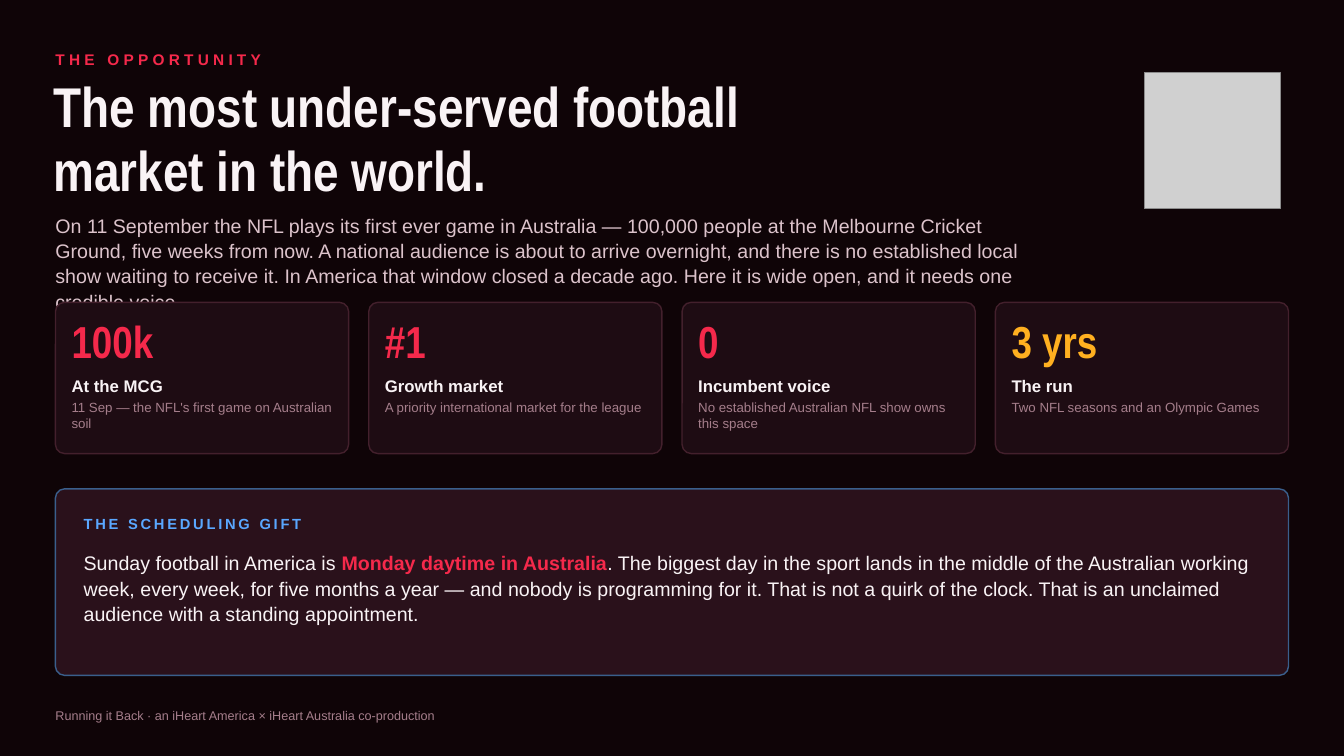
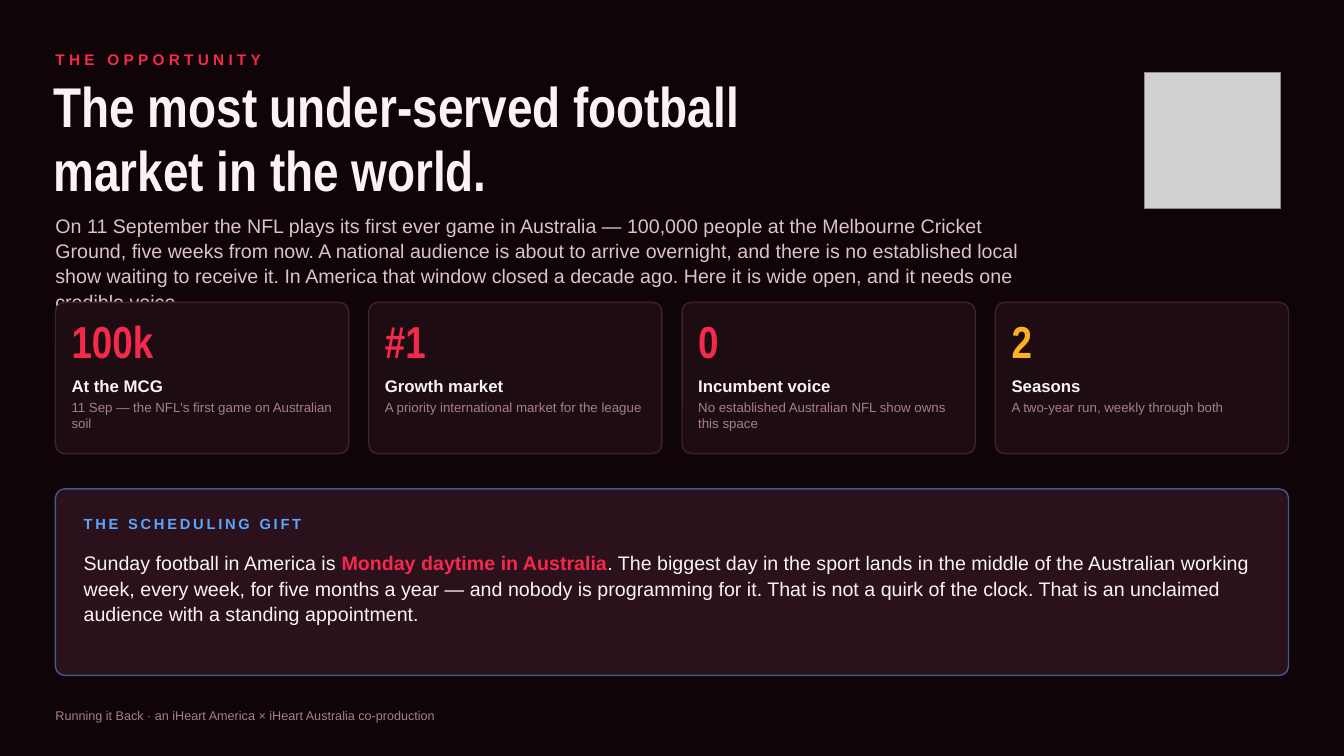
Before and after one commit to jvanders33/Armchair-NFL, a slide deck: slide 2 of pitch/Running-it-Back-Gurley.pptx. Drawn at 1344x756 pixels with LibreOffice and Linux fonts; fonts in the diff are those of the drawing; grey boxes stand for pictures. Boxes give left, top, right and bottom in pixels: in the first picture for what was removed or moved away, otherwise in the second. Text is boxed around its words. In the diff, an @@ line names an element or a change of style, - is before the commit and + after.

```diff
--- a/pitch/Running-it-Back-Gurley.pptx
+++ b/pitch/Running-it-Back-Gurley.pptx
@@ text at <box>1012,326,1223,415</box>: text changed @@
-3 yrs
-The run
-Two NFL seasons and an Olympic Games
+2
+Seasons
+A two-year run, weekly through both
```
Also in this commit, not shown: 4 other slides changed, 2 other files.
